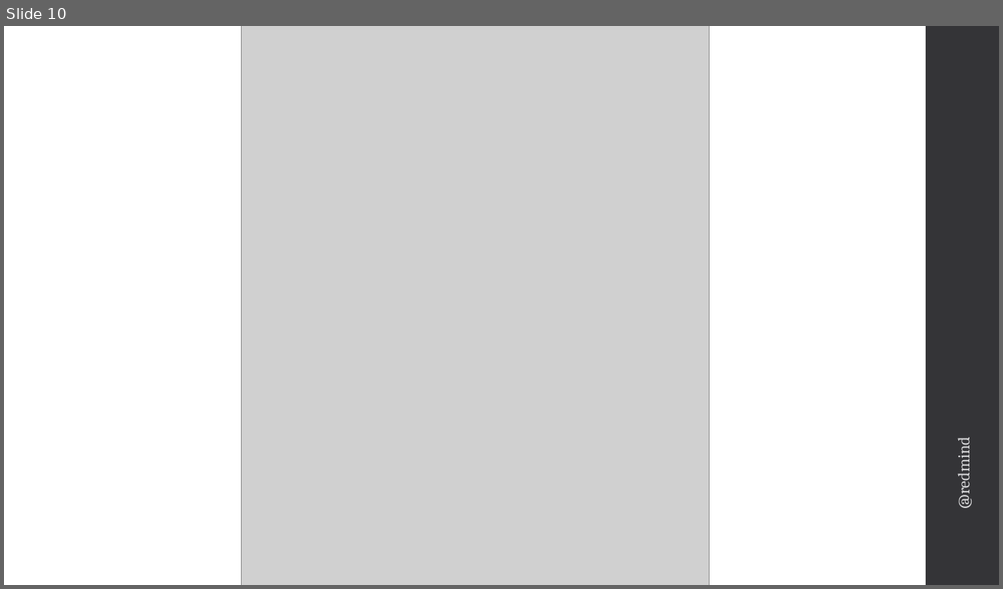
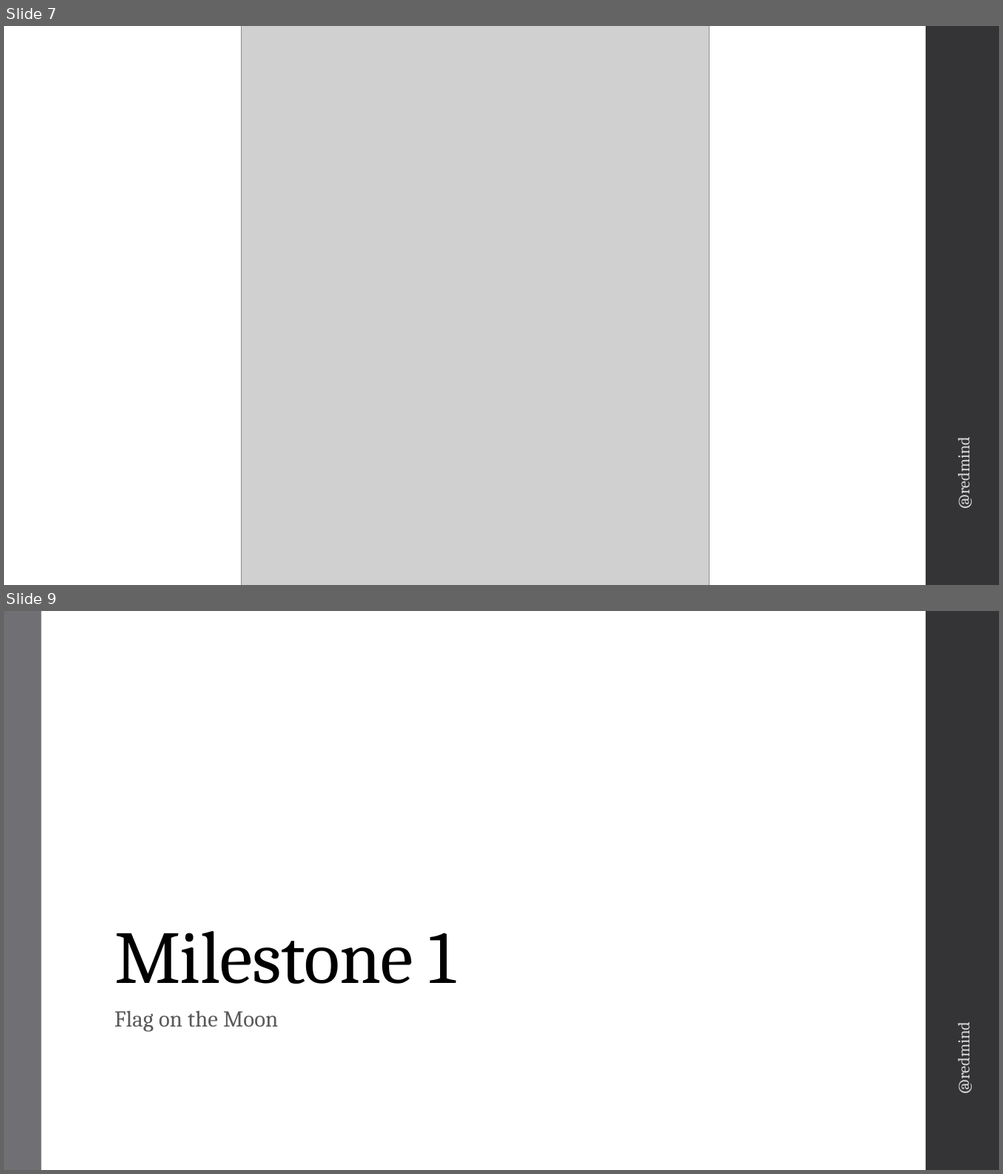
Before and after one commit to jharley/terraform-intro, a slide deck: slides/Intro to Terraform.pptx. Shown one above the other, each under a label of ours: slide 10 before the commit, slides 7 and 9 after it; the slides between them are not shown. The pictures are 1003x589 and 1003x1174 pixels, drawn with LibreOffice and Linux fonts; fonts in the diff are those of the drawing; grey boxes stand for pictures. Boxes give left, top, right and bottom in pixels: in the first picture for what was removed or moved away, otherwise in the second. Text is boxed around its words. In the diff, an @@ line names an element or a change of style, - is before the commit and + after.

```diff
--- a/slides/Intro to Terraform.pptx
+++ b/slides/Intro to Terraform.pptx
@@ slide 9 added at box(4, 611, 999, 1170), background #FFFFFF; not listed: 1 template element that a slide beside it also shows @@
@@ rectangle added at box(4, 611, 41, 1170), fill #6F6F74 @@
@@ title added at box(114, 931, 455, 984), 72 pt, text #000000 @@
+Milestone 1
@@ text added at box(114, 1011, 278, 1032), 22 pt, text #595959 @@
+Flag on the Moon
@@ text added at box(952, 1028, 973, 1092), 16 pt, text #D9D9DB @@
+@redmind
@@ what was slide 10 is now slide 7 @@
```
Also in this commit, not shown: 1 slide changed, 5 other slides added, 1 other file.
